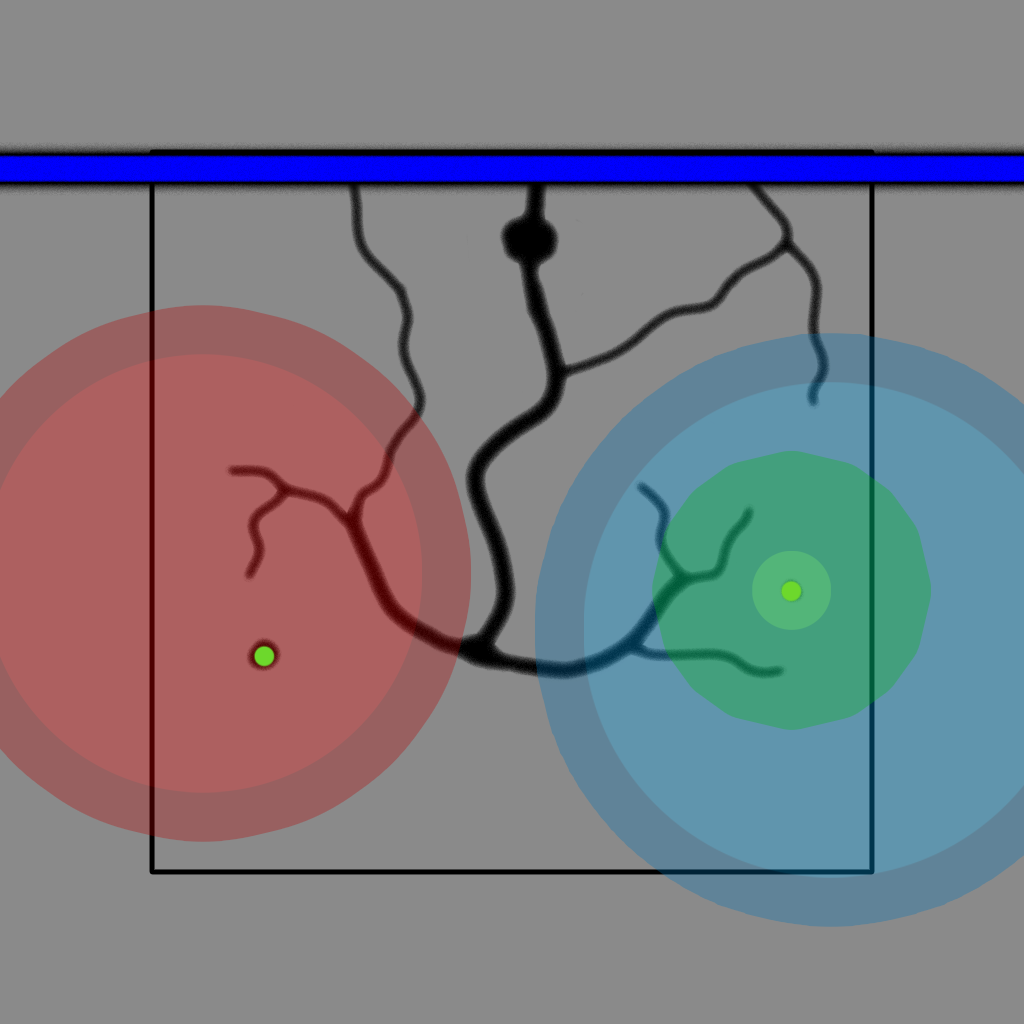
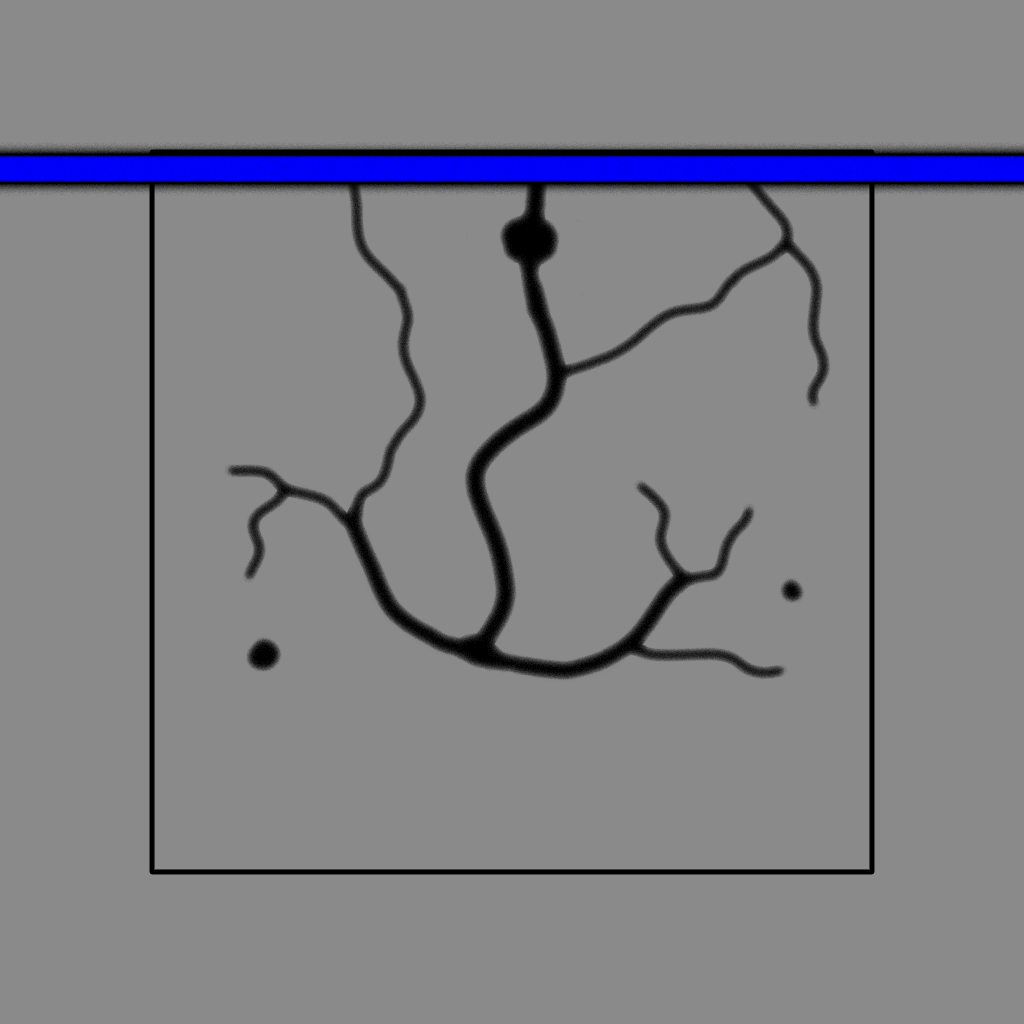
Comparing the layer stacks of the two 1024×1024 images. Changes:
hid group "tmp" (5 layers) over [0, 354, 1024, 878]
painted on "Ellipse 1" over [0, 354, 422, 793]
painted on "Ellipse 1 copie 2" over [749, 548, 834, 633]
painted on "Ellipse 1 copie" over [584, 382, 1024, 878]
